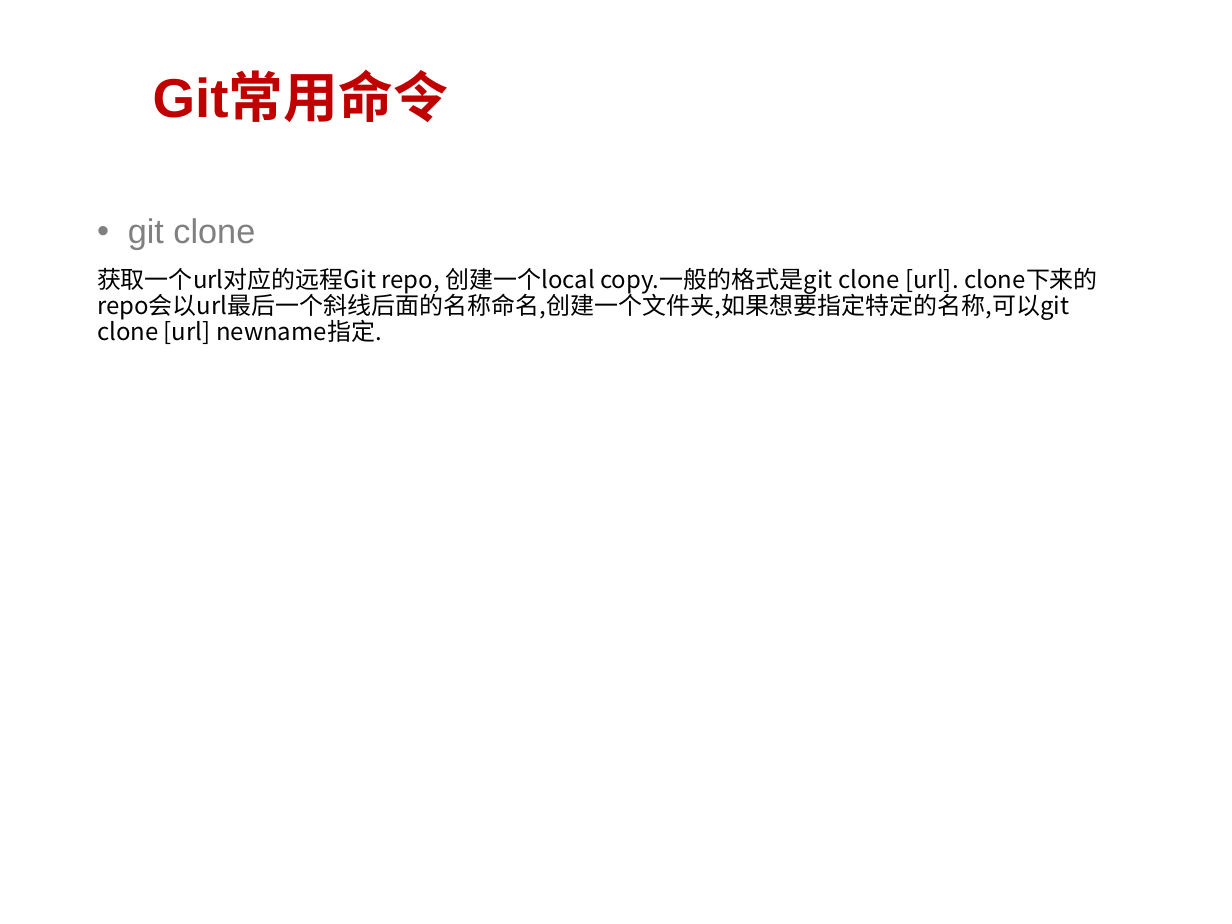
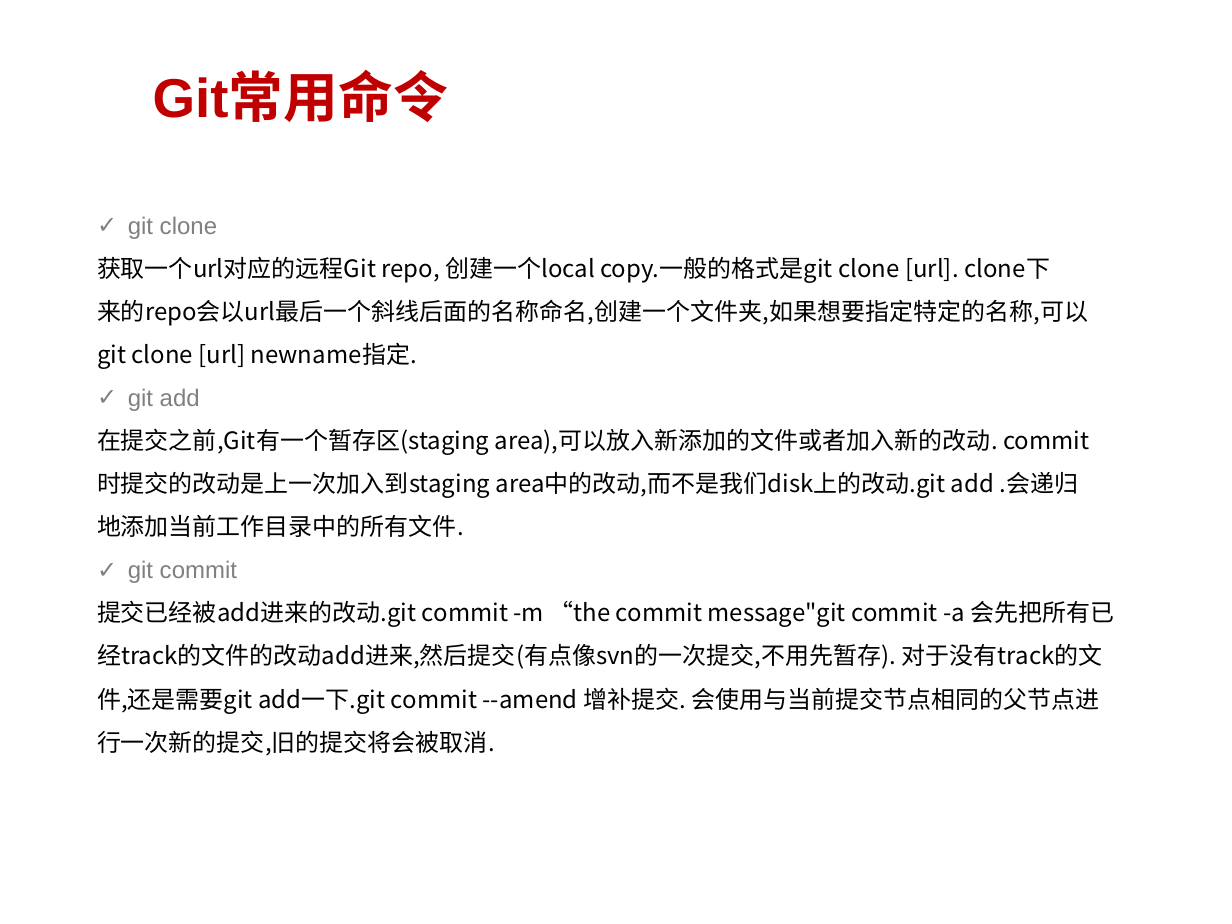
Before and after one commit to guigevip/gjhdemo, a slide deck: slide 9 of gjhDemo/git.pptx. Drawn at 1232x924 pixels with LibreOffice and Linux fonts; fonts in the diff are those of the drawing; background and template pictures are left out. Boxes give left, top, right and bottom in pixels: in the first picture for what was removed or moved away, otherwise in the second. Text is boxed around its words. In the diff, an @@ line names an element or a change of style, - is before the commit and + after.

Commit message:
nieguigui commit ppt

```diff
--- a/gjhDemo/git.pptx
+++ b/gjhDemo/git.pptx
@@ text at [128,216,217,239]: size 20 to 14 pt in "git clone"; bullet • to ✓ @@
@@ text at [97,256,1115,756]: text changed @@
-获取一个url对应的远程Git repo, 创建一个local copy.一般的格式是git clone [url]. clone下来的repo会以url最后一个斜线后面的名称命名,创建一个文件夹,如果想要指定特定的名称,可以git clone [url] newname指定.
+获取一个url对应的远程Git repo, 创建一个local copy.一般的格式是git clone [url]. clone下
+来的repo会以url最后一个斜线后面的名称命名,创建一个文件夹,如果想要指定特定的名称,可以
+git clone [url] newname指定.
+✓ git add
+在提交之前,Git有一个暂存区(staging area),可以放入新添加的文件或者加入新的改动. commit
+时提交的改动是上一次加入到staging area中的改动,而不是我们disk上的改动.git add .会递归
+地添加当前工作目录中的所有文件.
+✓ git commit
+提交已经被add进来的改动.git commit -m “the commit message"git commit -a 会先把所有已
+经track的文件的改动add进来,然后提交(有点像svn的一次提交,不用先暂存). 对于没有track的文
+件,还是需要git add一下.git commit --amend 增补提交. 会使用与当前提交节点相同的父节点进
+行一次新的提交,旧的提交将会被取消.
```
